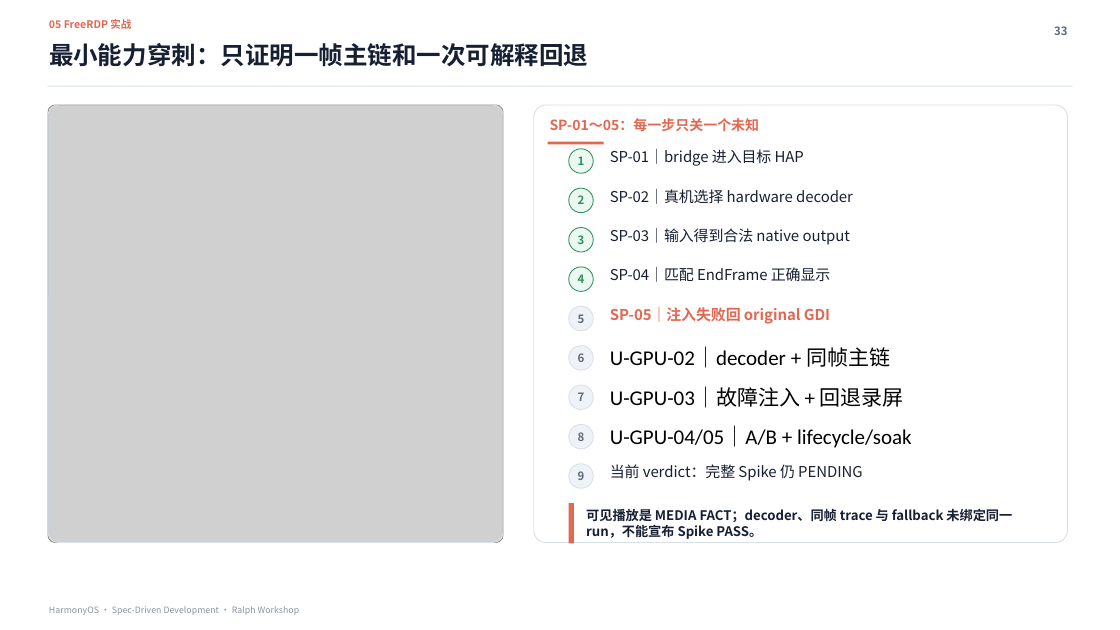
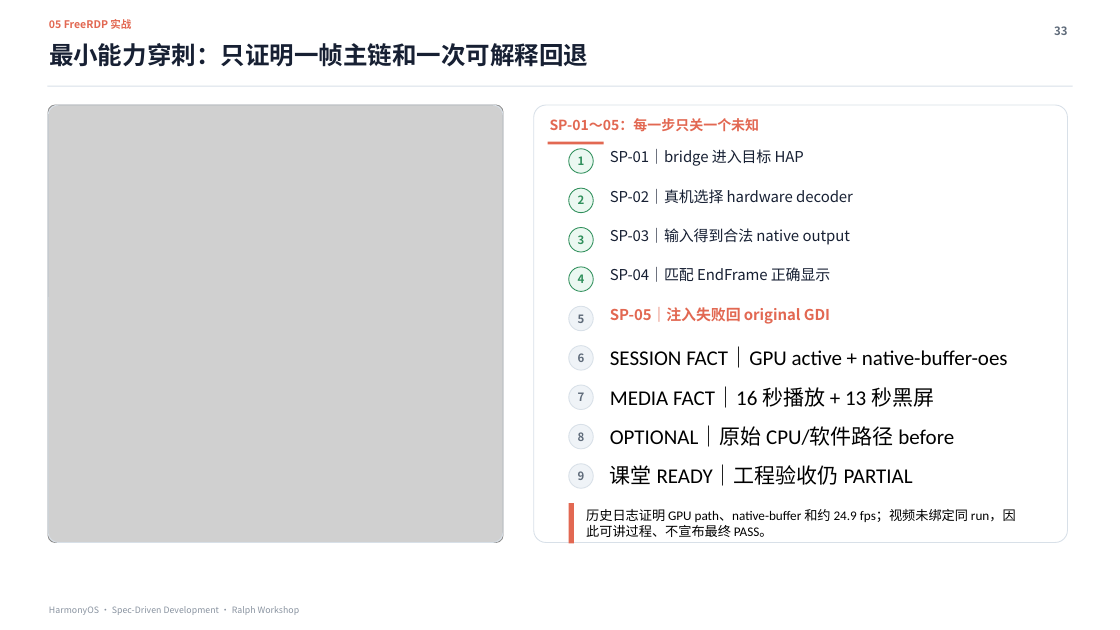
Before and after one commit to xiaomu120413/harmonyos-sdd-ralph-workshop, a slide deck: slide 33 of deliverables/HarmonyOS_SDD_Ralph_Workshop_MDM证据增强版.pptx. Drawn at 1120x630 pixels with LibreOffice and Linux fonts; fonts in the diff are those of the drawing; grey boxes stand for pictures. Boxes give left, top, right and bottom in pixels: in the first picture for what was removed or moved away, otherwise in the second. Text is boxed around its words. In the diff, an @@ line names an element or a change of style, - is before the commit and + after.

```diff
--- a/deliverables/HarmonyOS_SDD_Ralph_Workshop_MDM证据增强版.pptx
+++ b/deliverables/HarmonyOS_SDD_Ralph_Workshop_MDM证据增强版.pptx
@@ text at (x1=610, y1=348, x2=1008, y2=368): text changed @@
-U-GPU-02｜decoder + 同帧主链
+SESSION FACT｜GPU active + native-buffer-oes
@@ text at (x1=610, y1=387, x2=934, y2=408): text changed @@
-U-GPU-03｜故障注入 + 回退录屏
+MEDIA FACT｜16 秒播放 + 13 秒黑屏
@@ text at (x1=610, y1=426, x2=954, y2=447): text changed @@
-U-GPU-04/05｜A/B + lifecycle/soak
+OPTIONAL｜原始 CPU/软件路径 before
@@ text at (x1=610, y1=465, x2=913, y2=486): text changed; size 12.8 to 18 pt; font Noto Sans CJK SC to Calibri; text colour #172033 to #000000 @@
-当前 verdict：完整 Spike 仍 PENDING
+课堂 READY｜工程验收仍 PARTIAL
@@ text at (x1=586, y1=509, x2=1016, y2=537): text changed; font Noto Sans CJK SC to Calibri; text colour #172033 to #000000; bold off @@
-可见播放是 MEDIA FACT；decoder、同帧 trace 与 fallback 未绑定同一 run，不能宣布 Spike PASS。
+历史日志证明 GPU path、native-buffer 和约 24.9 fps；视频未绑定同 run，因此可讲过程、不宣布最终 PASS。
```
Also in this commit, not shown: 3 other slides changed, 7 other files.
